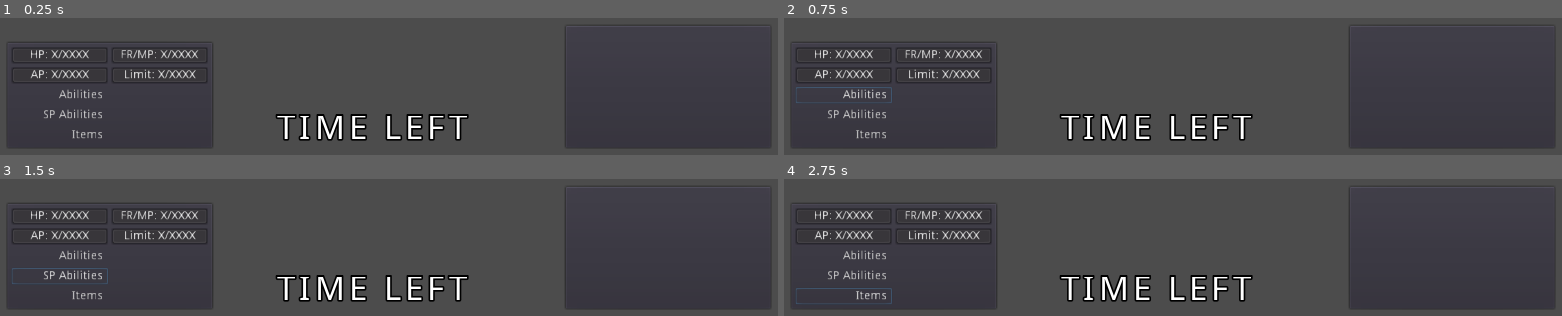
Above: before the commit, frames 1-4 (two rows, left to right).
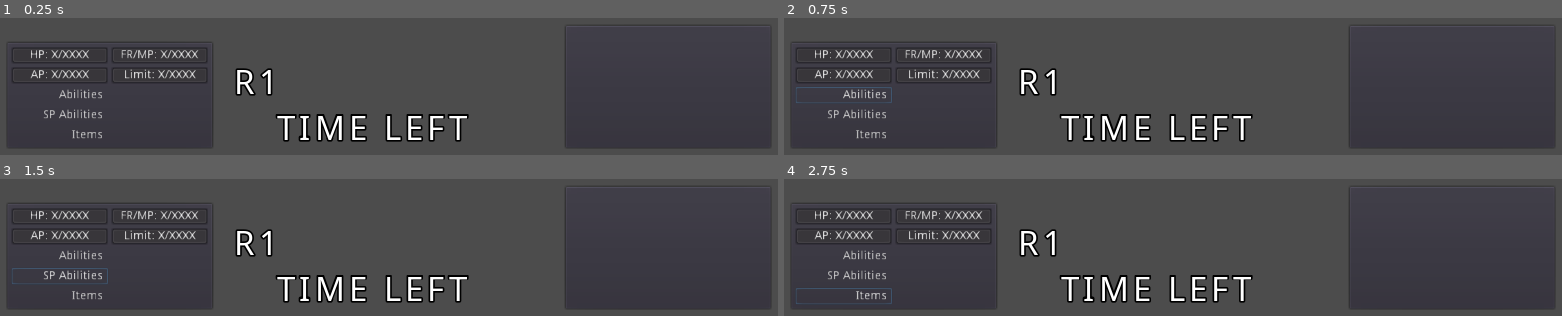
Above: after the commit, the same moments.

Repository: cypher31/come-sail-away
Game: Godot game, scene res://stage_battle/stage_battle.tscn
Same seed, same stepped clock (60 frames per second), same inputs: the game is played once before the commit and once after it. This scene is started directly instead of the project's main scene. The engine's default icon, where the game draws it, is replaced by a stand-in: a white triangle on a blue panel in a dark square.
Inputs:
- Up to frame 1 (0.25 s): no input
- Up to frame 2 (0.75 s): click "Abilities" at 0.5 s
- Up to frame 3 (1.5 s): click "SP Abilities" at 1.25 s
- Up to frame 4 (2.75 s): click "Items" at 2 s

The runs differ from the first frame. In frame 1, 1.3% of the frame differs, in the area x 30-61%, y 36-91%; in frame 2, 1.3%; in frame 3, 1.3%; in frame 4, 1.3%.
Error in both runs: Invalid call. Nonexistent function 'get_node' in base 'Nil'. (res://utility.gd:46)

Commit message:
Round turn order & counter added

Diff:
--- a/enemy_base/enemy_base.tscn
+++ b/enemy_base/enemy_base.tscn
@@ -33,3 +33,12 @@
 
 [node name="CollisionPolygon2D" type="CollisionPolygon2D" parent="."]
 polygon = PoolVector2Array( -24, 24, -24, -24, 24, -24, 24, 24 )
+
+[node name="turn_card" type="TextureRect" parent="."]
+visible = false
+margin_right = 40.0
+margin_bottom = 40.0
+texture = ExtResource( 1 )
+__meta__ = {
+"_edit_use_anchors_": false
+}
--- a/main/Main.tscn
+++ b/main/Main.tscn
@@ -5,6 +5,7 @@
 
 [node name="main" type="Control"]
 rect_min_size = Vector2( 960, 540 )
+mouse_filter = 1
 script = ExtResource( 3 )
 __meta__ = {
 "_edit_use_anchors_": false
@@ -14,6 +15,7 @@
 margin_right = 960.0
 margin_bottom = 540.0
 rect_min_size = Vector2( 960, 540 )
+mouse_filter = 2
 __meta__ = {
 "_edit_use_anchors_": false
 }
@@ -25,6 +27,7 @@
 margin_right = 960.0
 margin_bottom = 541.587
 rect_min_size = Vector2( 960, 540 )
+mouse_filter = 2
 __meta__ = {
 "_edit_lock_": true,
 "_edit_use_anchors_": false
--- a/main_char_prototype/main_char_prototype.tscn
+++ b/main_char_prototype/main_char_prototype.tscn
@@ -1,10 +1,11 @@
-[gd_scene load_steps=9 format=2]
+[gd_scene load_steps=10 format=2]
 
 [ext_resource path="res://assets/prototype/main_char_base.png" type="Texture" id=1]
 [ext_resource path="res://assets/prototype/main_char_prot_att_2png.png" type="Texture" id=2]
 [ext_resource path="res://assets/prototype/main_char_prot_att_1png.png" type="Texture" id=3]
 [ext_resource path="res://main_char_prototypeatt_1.tres" type="Animation" id=4]
 [ext_resource path="res://main_char_prototype/main_char_prototype.gd" type="Script" id=5]
+[ext_resource path="res://icon.png" type="Texture" id=6]
 
 [sub_resource type="Animation" id=1]
 resource_name = "att_2"
@@ -246,3 +247,13 @@
 position = Vector2( -29.0109, 18.7099 )
 polygon = PoolVector2Array( 33.6359, -15.2099, 79.5289, -16.7235, 79.5289, -13.1496, 34.2609, -11.7099 )
 disabled = true
+
+[node name="turn_card" type="TextureRect" parent="."]
+visible = false
+margin_right = 40.0
+margin_bottom = 40.0
+texture = ExtResource( 6 )
+flip_v = true
+__meta__ = {
+"_edit_use_anchors_": false
+}
--- a/menu_battle_player/menu_battle_player.tscn
+++ b/menu_battle_player/menu_battle_player.tscn
@@ -168,7 +168,6 @@
 size_flags_horizontal = 3
 
 [node name="pop_abilities" type="PopupPanel" parent="PanelContainer/VBoxContainer/HBoxContainer/selection"]
-visible = true
 margin_right = 116.0
 margin_bottom = 68.0
 size_flags_vertical = 3
@@ -193,9 +192,9 @@
 items = [ "Item 0", null, false, "Item 1", null, false, "Item 2", null, false, "Item 3", null, false, "Item 4", null, false, "Item 5", null, false, "Item 6", null, false, "Item 7", null, false, "Item 8", null, false ]
 
 [node name="pop_sp_abilities" type="PopupPanel" parent="PanelContainer/VBoxContainer/HBoxContainer/selection"]
-margin_top = 41.0
-margin_right = 116.0
-margin_bottom = 79.0
+margin_top = 36.0
+margin_right = 116.0
+margin_bottom = 68.0
 size_flags_vertical = 3
 
 [node name="ScrollContainer" type="ScrollContainer" parent="PanelContainer/VBoxContainer/HBoxContainer/selection/pop_sp_abilities"]
@@ -212,15 +211,15 @@
 
 [node name="ItemList" type="ItemList" parent="PanelContainer/VBoxContainer/HBoxContainer/selection/pop_sp_abilities/ScrollContainer"]
 margin_right = 108.0
-margin_bottom = 30.0
+margin_bottom = 24.0
 size_flags_horizontal = 3
 size_flags_vertical = 3
 items = [ "Item 0", null, false, "Item 1", null, false, "Item 2", null, false, "Item 3", null, false, "Item 4", null, false, "Item 5", null, false, "Item 6", null, false, "Item 7", null, false, "Item 8", null, false ]
 
 [node name="pop_items" type="PopupPanel" parent="PanelContainer/VBoxContainer/HBoxContainer/selection"]
-margin_top = 55.0
-margin_right = 116.0
-margin_bottom = 79.0
+margin_top = 36.0
+margin_right = 116.0
+margin_bottom = 68.0
 size_flags_vertical = 3
 
 [node name="ScrollContainer" type="ScrollContainer" parent="PanelContainer/VBoxContainer/HBoxContainer/selection/pop_items"]
@@ -237,7 +236,7 @@
 
 [node name="ItemList" type="ItemList" parent="PanelContainer/VBoxContainer/HBoxContainer/selection/pop_items/ScrollContainer"]
 margin_right = 108.0
-margin_bottom = 16.0
+margin_bottom = 24.0
 size_flags_horizontal = 3
 size_flags_vertical = 3
 items = [ "Item 0", null, false, "Item 1", null, false, "Item 2", null, false, "Item 3", null, false, "Item 4", null, false, "Item 5", null, false, "Item 6", null, false, "Item 7", null, false, "Item 8", null, false ]
--- a/project.godot
+++ b/project.godot
@@ -62,6 +62,11 @@
 "events": [ Object(InputEventKey,"resource_local_to_scene":false,"resource_name":"","device":0,"alt":false,"shift":false,"control":false,"meta":false,"command":false,"pressed":false,"scancode":16777238,"unicode":0,"echo":false,"script":null)
  ]
 }
+click={
+"deadzone": 0.5,
+"events": [ Object(InputEventMouseButton,"resource_local_to_scene":false,"resource_name":"","device":0,"alt":false,"shift":false,"control":false,"meta":false,"command":false,"button_mask":0,"position":Vector2( 0, 0 ),"global_position":Vector2( 0, 0 ),"factor":1.0,"button_index":1,"pressed":false,"doubleclick":false,"script":null)
+ ]
+}
 
 [rendering]
 
--- a/stage_battle/stage_battle.gd
+++ b/stage_battle/stage_battle.gd
@@ -3,6 +3,8 @@
 #scene that handles all aspects of the battle phase
 var all_battle_entities : Dictionary
 var dict_turn_order : Dictionary
+
+var curr_round : int = 1
 
 # Called when the node enters the scene tree for the first time.
 func _ready():
@@ -28,12 +30,15 @@
 	#add all party members/enemies into entity dict
 	dict_turn_order = _calc_turns(entities)
 
+	var turn_cards : Array = _get_turn_cards(entities)
+
 	var first_turn = dict_turn_order[dict_turn_order.keys().min()]
 
 	first_turn.turn_active = true
 	first_turn.turn_count = dict_turn_order.keys().min()
 	utility.emit_signal("update_battle_menu", first_turn)
-	print("NEW TURN TIME")
+
+	_update_round_order_cards(turn_cards)
 	return
 
 func _calc_turns(entities):
@@ -44,7 +49,7 @@
 			continue
 
 		if !entities[unit].is_in_group("enemy"):
-			if entities[unit].fainted == true:
+			if entities[unit].fainted == true: #if a player unit has fainted, skip it
 				continue
 
 		var id = entities[unit].get_instance_id()
@@ -66,11 +71,40 @@
 
 	return dict_turn_order_temp
 
+func _get_turn_cards(entities):
+	var turn_card_order : Array = []
+
+	for unit in entities:
+		if entities[unit] == null: #if unit has been killed skip
+			continue
+
+		if !entities[unit].is_in_group("enemy"):
+			if entities[unit].fainted == true: #if a player unit has fainted, skip it
+				continue
+
+		var id = entities[unit].get_instance_id()
+		var curr_unit = instance_from_id(id)
+		var turn_card : TextureRect = curr_unit.get_node("turn_card")
+
+		turn_card_order.append(turn_card)
+	return turn_card_order
+
+func _update_round_order_cards(cards):
+	var turn_card_container : HBoxContainer = $container_menu/container_menu_bot/container_round/hbox_round/scroll_turn_order/hbox_turn_order
+
+	for card in cards:
+		var texture = card.get_texture()
+		var texture_rect = TextureRect.new()
+		texture_rect.set_texture(texture)
+		turn_card_container.add_child(texture_rect)
+	return
+
 func _next_turn(key, turn_dict = dict_turn_order):
 	turn_dict.erase(key)
 
 	if turn_dict.size() == 0:
 		_turn_manager()
+		_round_update($container_menu/container_menu_bot/container_round/hbox_round/label_round_count)
 		return
 
 	var next_turn = dict_turn_order[dict_turn_order.keys().min()]
@@ -81,6 +115,13 @@
 
 func _remove_turn(entity_key):
 	dict_turn_order.erase(entity_key)
+	return
+
+func _round_update(round_label : Label):
+	curr_round += 1
+	var raw_string = "R%s"
+	var new_string = raw_string % str(curr_round)
+	round_label.set_text(new_string)
 	return
 
 func _update_battle_menu(character):
@@ -153,6 +194,6 @@
 	return
 
 func _update_battle_time(time):
-	var label_time_left : Label = $container_menu/container_menu_bot/container_time/mc/label_time_left
+	var label_time_left : Label = $container_menu/container_menu_bot/container_round/mc_time/label_time_left
 	label_time_left.set_text(str(time))
 	return
--- a/stage_battle/stage_battle.tscn
+++ b/stage_battle/stage_battle.tscn
@@ -19,6 +19,7 @@
 margin_right = 480.0
 margin_bottom = 400.0
 rect_min_size = Vector2( 480, 400 )
+mouse_filter = 1
 __meta__ = {
 "_edit_lock_": true,
 "_edit_use_anchors_": false
@@ -29,6 +30,7 @@
 margin_right = 960.0
 margin_bottom = 400.0
 rect_min_size = Vector2( 480, 400 )
+mouse_filter = 1
 __meta__ = {
 "_edit_lock_": true,
 "_edit_use_anchors_": false
@@ -69,28 +71,52 @@
 [node name="menu_battle_player" parent="container_menu/container_menu_bot" instance=ExtResource( 2 )]
 margin_bottom = 270.0
 
-[node name="container_time" type="VBoxContainer" parent="container_menu/container_menu_bot"]
+[node name="container_round" type="VBoxContainer" parent="container_menu/container_menu_bot"]
 margin_left = 294.0
 margin_right = 625.0
 margin_bottom = 270.0
 size_flags_horizontal = 3
-size_flags_vertical = 3
+custom_constants/separation = 0
 
-[node name="mc" type="MarginContainer" parent="container_menu/container_menu_bot/container_time"]
-margin_top = 175.0
+[node name="hbox_round" type="HBoxContainer" parent="container_menu/container_menu_bot/container_round"]
+margin_top = 140.0
+margin_right = 331.0
+margin_bottom = 195.0
+size_flags_vertical = 10
+
+[node name="label_round_count" type="Label" parent="container_menu/container_menu_bot/container_round/hbox_round"]
+margin_right = 53.0
+margin_bottom = 55.0
+size_flags_vertical = 11
+custom_fonts/font = SubResource( 1 )
+text = "R1"
+align = 1
+valign = 1
+
+[node name="scroll_turn_order" type="ScrollContainer" parent="container_menu/container_menu_bot/container_round/hbox_round"]
+margin_left = 57.0
+margin_right = 331.0
+margin_bottom = 55.0
+mouse_filter = 1
+size_flags_horizontal = 3
+scroll_vertical_enabled = false
+
+[node name="hbox_turn_order" type="HBoxContainer" parent="container_menu/container_menu_bot/container_round/hbox_round/scroll_turn_order"]
+
+[node name="mc_time" type="MarginContainer" parent="container_menu/container_menu_bot/container_round"]
+margin_top = 195.0
 margin_right = 331.0
 margin_bottom = 270.0
-size_flags_vertical = 10
+size_flags_vertical = 8
 custom_constants/margin_right = 20
-custom_constants/margin_top = 20
+custom_constants/margin_top = 0
 custom_constants/margin_left = 20
 custom_constants/margin_bottom = 20
 
-[node name="label_time_left" type="Label" parent="container_menu/container_menu_bot/container_time/mc"]
+[node name="label_time_left" type="Label" parent="container_menu/container_menu_bot/container_round/mc_time"]
 margin_left = 20.0
-margin_top = 20.0
 margin_right = 311.0
-margin_bottom = 75.0
+margin_bottom = 55.0
 size_flags_vertical = 10
 custom_fonts/font = SubResource( 1 )
 text = "TIME LEFT"
